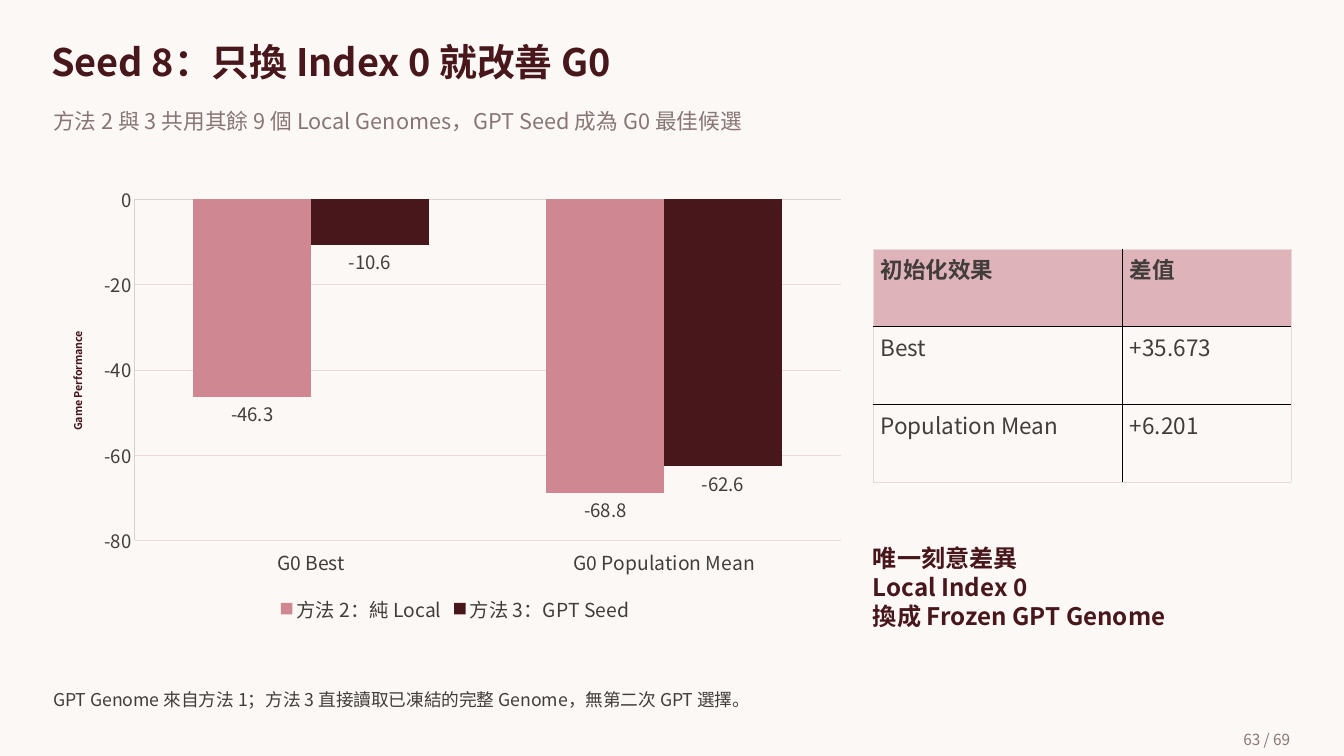
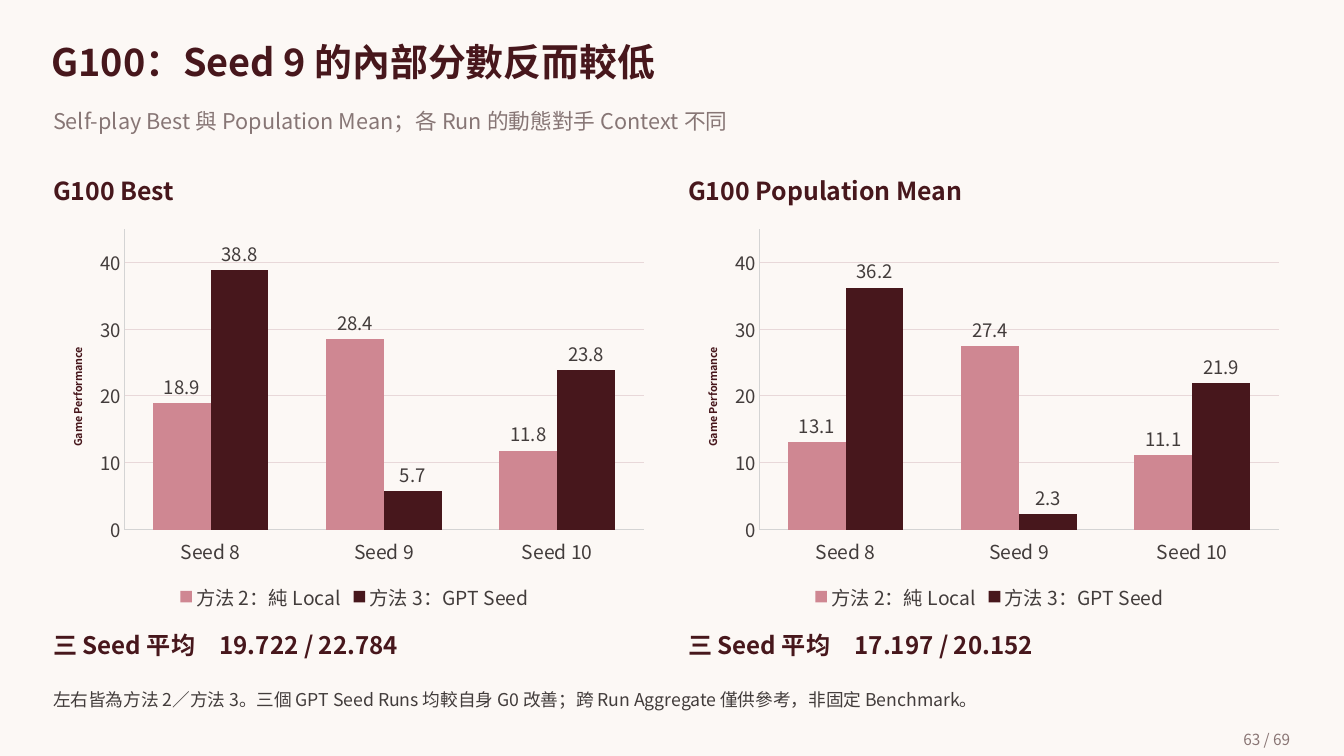
Before and after one commit to sophie8909/EAGLE, a slide deck: slide 63 of Meeting/deliverables/EAGLE.pptx. Drawn at 1344x756 pixels with LibreOffice and Linux fonts; fonts in the diff are those of the drawing; background and template pictures are left out. Boxes give left, top, right and bottom in pixels: in the first picture for what was removed or moved away, otherwise in the second. Text is boxed around its words. In the diff, an @@ line names an element or a change of style, - is before the commit and + after.

Commit message:
docs: update 1105 ablation results with three-seed charts

```diff
--- a/Meeting/deliverables/EAGLE.pptx
+++ b/Meeting/deliverables/EAGLE.pptx
@@ text at [51, 43, 655, 80]: text changed @@
-Seed 8：只換 Index 0 就改善 G0
+G100：Seed 9 的內部分數反而較低
@@ text at [53, 111, 727, 134]: text changed @@
-方法 2 與 3 共用其餘 9 個 Local Genomes，GPT Seed 成為 G0 最佳候選
+Self-play Best 與 Population Mean；各 Run 的動態對手 Context 不同
@@ text added at [53, 181, 175, 201], 23.2 pt, text #47171C, bold @@
+G100 Best
@@ text added at [688, 180, 962, 206], 23.2 pt, text #47171C, bold @@
+G100 Population Mean
@@ column chart at [53, 221, 656, 614] @@
-categories: G0 Best, G0 Population Mean
+categories: Seed 8, Seed 9, Seed 10
-方法 2：純 Local: -46.3, -68.8
+方法 2：純 Local: 18.9, 28.4, 11.8
-方法 3：GPT Seed: -10.6, -62.6
+方法 3：GPT Seed: 38.8, 5.7, 23.8
@@ value axis changed @@
@@ column chart: place and size @@
-column chart at [53, 177, 857, 626]
+column chart at [53, 221, 656, 614]
@@ column chart added at [688, 221, 1291, 614] @@
+categories: Seed 8, Seed 9, Seed 10
+方法 2：純 Local: 13.1, 27.4, 11.1
+方法 3：GPT Seed: 36.2, 2.3, 21.9
@@ table removed at [873, 249, 1291, 482], 3 rows, 2 columns @@
-初始化效果 | 差值
-Best | +35.673
-Population Mean | +6.201
@@ text removed at [873, 546, 1165, 627] @@
-唯一刻意差異
-Local Index 0
-換成 Frozen GPT Genome
@@ text added at [53, 633, 398, 656], 22.5 pt, text #47171C, bold @@
+三 Seed 平均 19.722 / 22.784
@@ text added at [688, 633, 1033, 656], 22.5 pt, text #47171C, bold @@
+三 Seed 平均 17.197 / 20.152
@@ text at [53, 691, 977, 711]: text changed @@
-GPT Genome 來自方法 1；方法 3 直接讀取已凍結的完整 Genome，無第二次 GPT 選擇。
+左右皆為方法 2／方法 3。三個 GPT Seed Runs 均較自身 G0 改善；跨 Run Aggregate 僅供參考，非固定 Benchmark。
```
Also in this commit, not shown: 9 other slides changed, 1 slide added, 1 slide removed, 2 other files.
